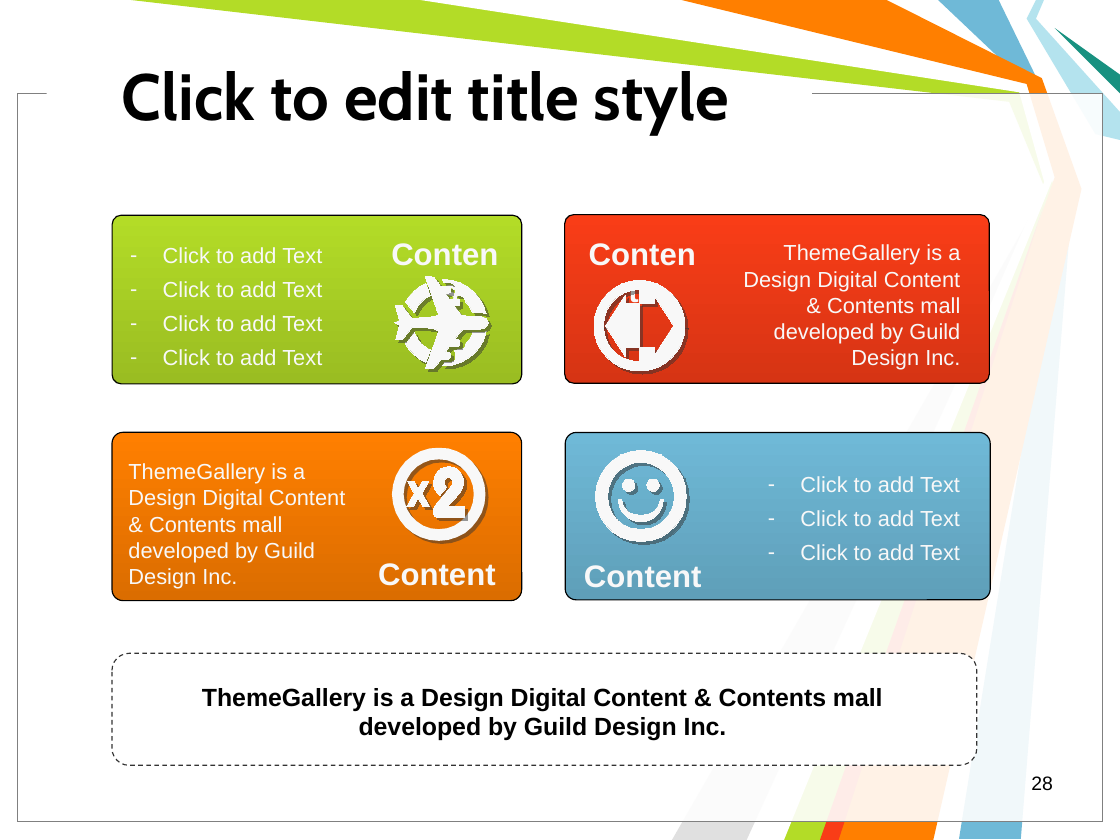
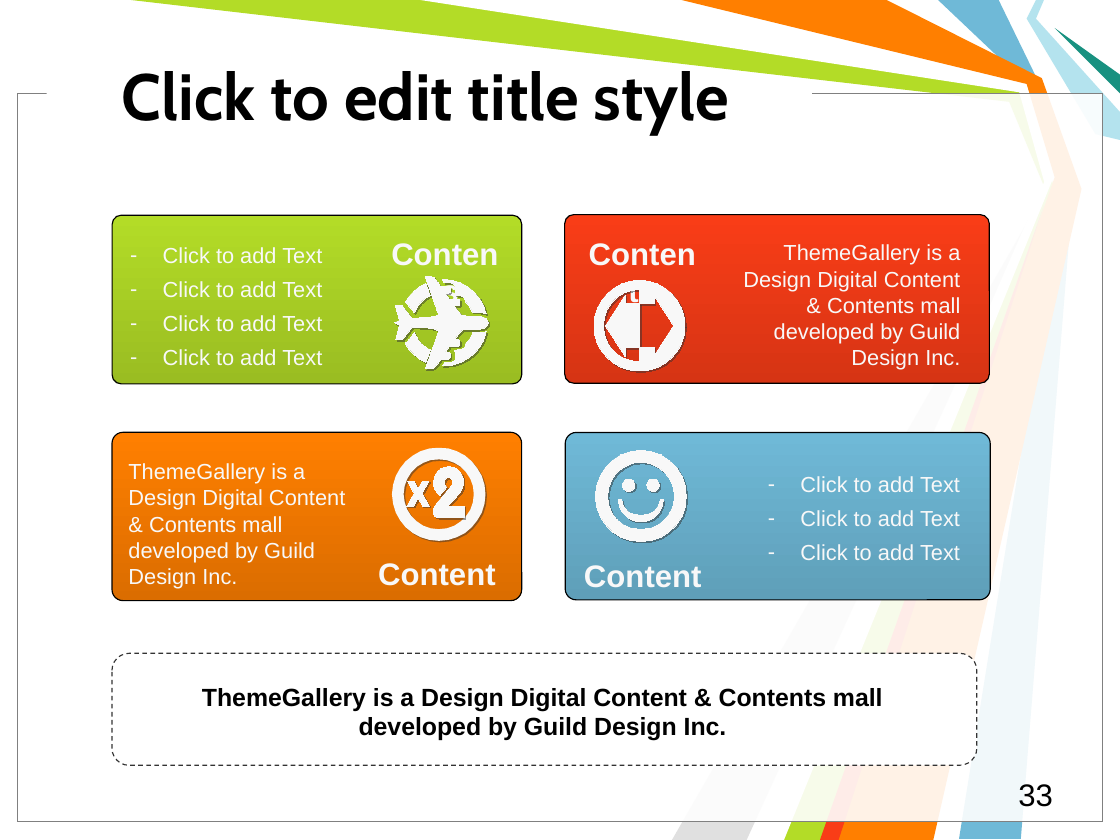
Before and after one commit to l432/Disser, a slide deck: slide 33 of Help/Dopovid/Olikh.ppt (slide 28 before the commit). Drawn at 1120x840 pixels with LibreOffice and Linux fonts; fonts in the diff are those of the drawing; background and template pictures are left out. Boxes give left, top, right and bottom in pixels: in the first picture for what was removed or moved away, otherwise in the second. Text is boxed around its words. In the diff, an @@ line names an element or a change of style, - is before the commit and + after.

```diff
--- a/Help/Dopovid/Olikh.ppt
+++ b/Help/Dopovid/Olikh.ppt
@@ shadow changed in 10 elements at (596, 450, 687, 541), (618, 479, 663, 522), (405, 333, 430, 363), (405, 283, 430, 312), (442, 332, 486, 366), (394, 277, 487, 368), (393, 449, 484, 540), (433, 467, 465, 517), (407, 482, 429, 506), (606, 296, 641, 356) @@
@@ shadow changed; outline redrawn in 3 elements at (442, 279, 486, 314), (595, 280, 685, 326), (595, 326, 685, 372) @@
@@ page number at (1018, 784, 1053, 807): text changed; size 12.5 to 20 pt @@
-28
+33
```
Also in this commit, not shown: 10 other slides changed, 6 slides added, 1 slide removed, 12 other files.
